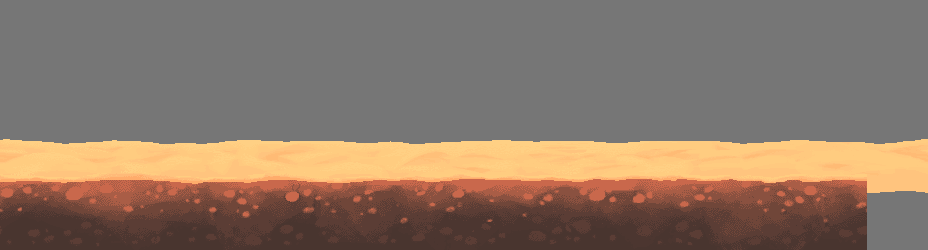
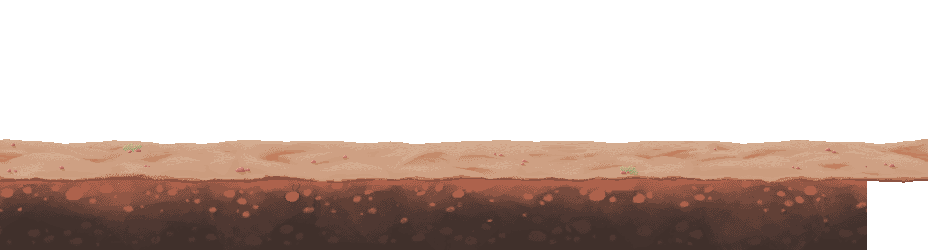
Comparing the layer stacks of the two (928, 250) images. Changes:
"Group 2": blend pass through → normal, moved it above "Group 1" over [0, 0, 928, 250]
added group "Group 3" with 9 layers in group "Group 2" over [0, 0, 928, 250]
added layer "Layer 26" in group "Group 3" over [123, 143, 638, 175]
added layer "Layer 25" in group "Group 3" over [1, 144, 928, 184]
added layer "Layer 21" in group "Group 3" over [0, 175, 867, 184]
added layer "Layer 19 copy" (lighten) in group "Group 3" over [0, 0, 928, 250]
moved "Layer 4" into group "Group 3", painted on it over [0, 172, 867, 184]
added layer "Layer 23" in group "Group 2" over [6, 143, 894, 175]
added layer "Layer 22" in group "Group 2" over [7, 143, 895, 174]
added layer "Layer 24" in group "Group 2" over [8, 146, 898, 175]
added layer "Layer 19" (lighten) in group "Group 2" over [0, 0, 928, 250]
painted on "Layer 18" over [643, 139, 923, 173]
painted on "Layer 17" over [0, 152, 928, 210]
added group "Group 4" with 10 layers in group "Group 1" over [0, 93, 867, 250]
moved "Layer 9" into group "Group 4" over [284, 183, 303, 210]
moved "Layer 1" into group "Group 4" over [0, 179, 867, 250]
hid "Layer 3" over [0, 0, 928, 250]
